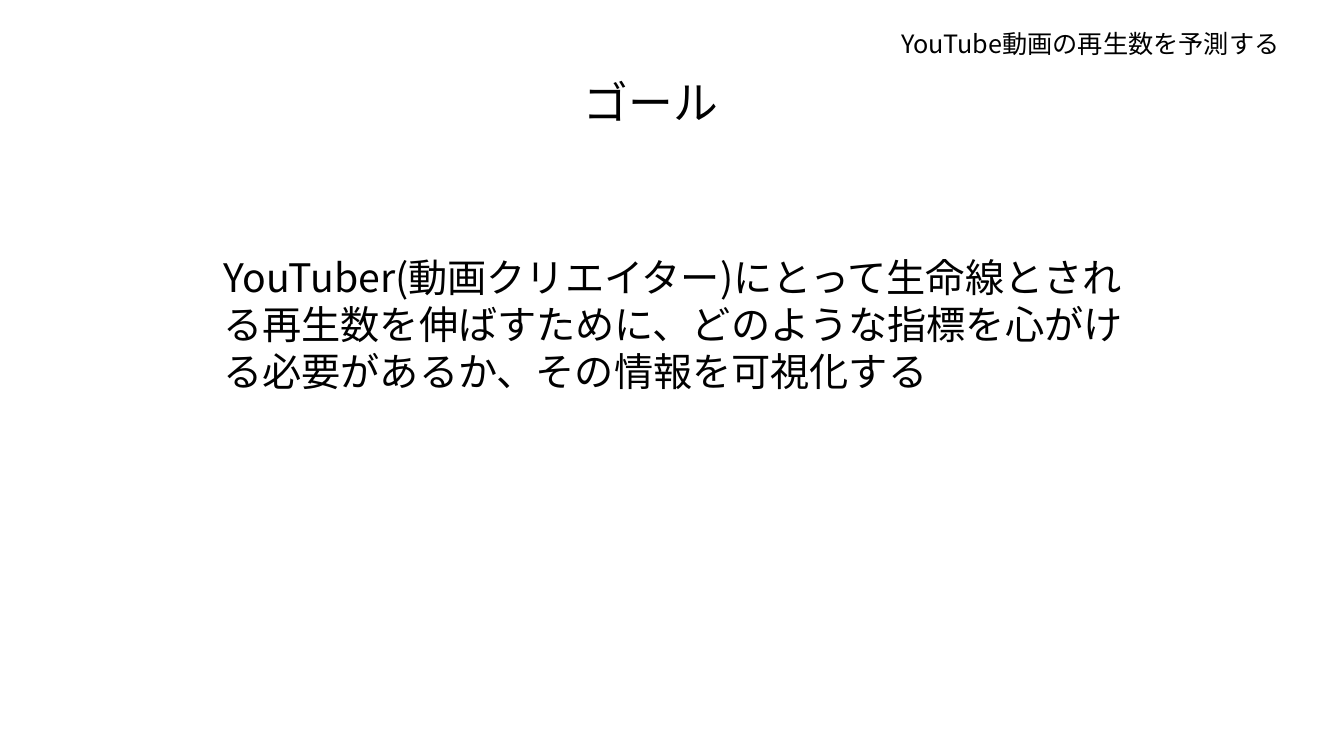
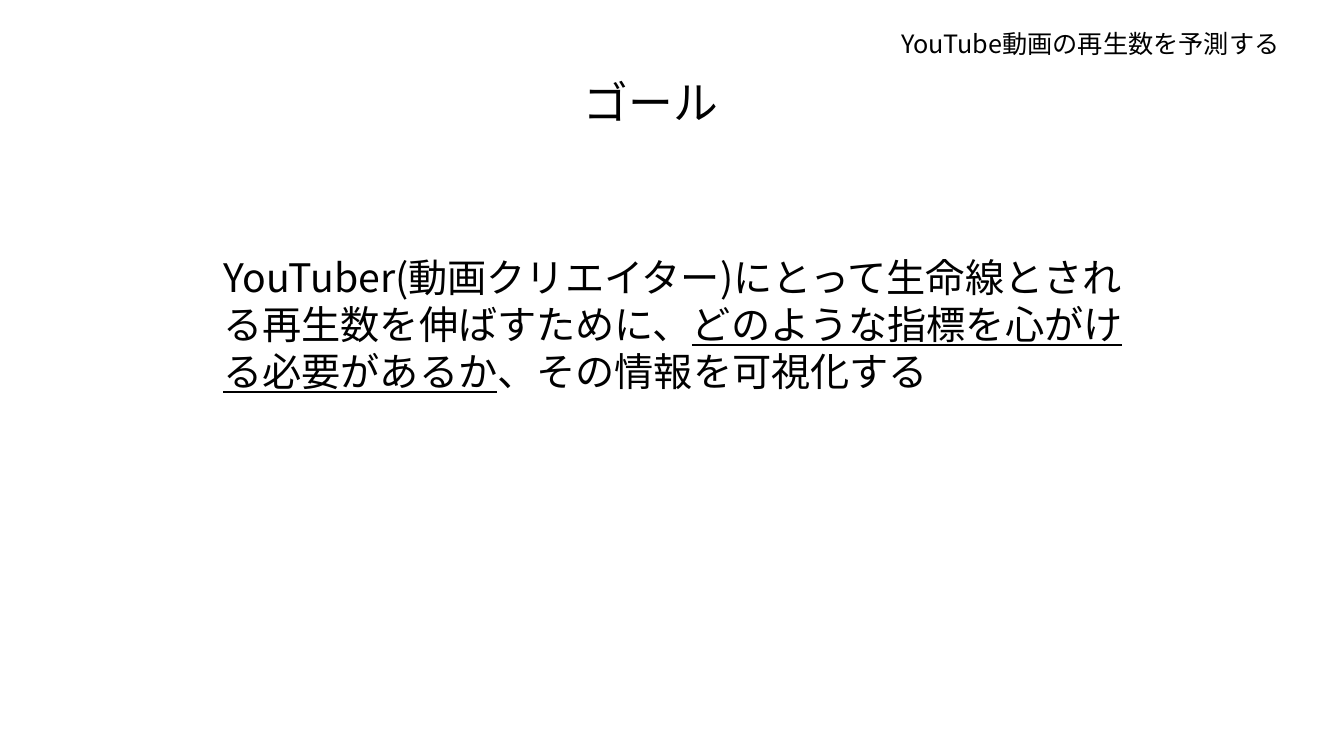
Before and after one commit to tsuru-kazu/research, a slide deck: slide 4 of docs/PD3_interim_report.pptx. Drawn at 1344x756 pixels with LibreOffice and Linux fonts; fonts in the diff are those of the drawing. Boxes give left, top, right and bottom in pixels: in the first picture for what was removed or moved away, otherwise in the second. Text is boxed around its words. In the diff, an @@ line names an element or a change of style, - is before the commit and + after.

```diff
--- a/docs/PD3_interim_report.pptx
+++ b/docs/PD3_interim_report.pptx
@@ text "YouTuber(動画クリエイター)にとって生命線とされる再生数を伸ばすために、どのような指標を心がける必要があるか、そ ..." at box(223, 259, 1122, 393): underline on in "YouTuber(動画クリエイター)にとって生命線とされる再生数を伸ばすために、どのような指標を心がける必要があるか、そ ..." @@
```
Also in this commit, not shown: 5 other slides changed, 3 slides added, 3 other files.
